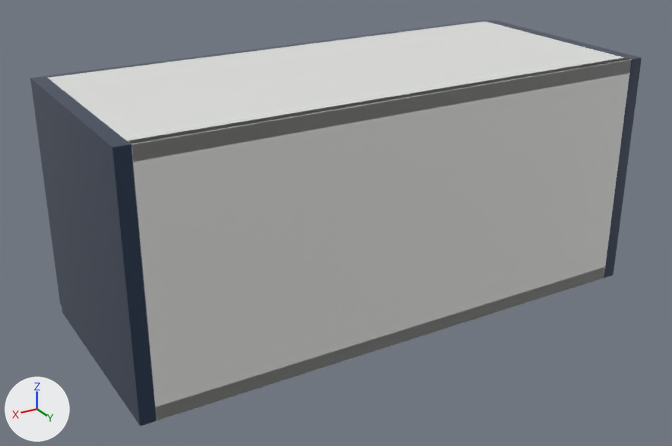
The glTF model storefront/public/cabinet-inventory/models/oppein-pb-bss-w2712.glb as it was, and as the next commit left it.
The view is the same before and after, from a 50 mm lens placed at (0.927, 0.797, 0.576), pointed at (0.363, -0.142, 0.107). Arrows for +X, +Y and +Z are at lower left; the lights stay in place. The picture after the commit comes second. Where no turn or scale is listed for an object, it has been applied to the vertices.

Names of what the first picture shows: 'Cabinet back', 'Cabinet bottom', 'Cabinet side', 'Cabinet side.001', 'Cabinet top', 'Door.001' and 1 more.
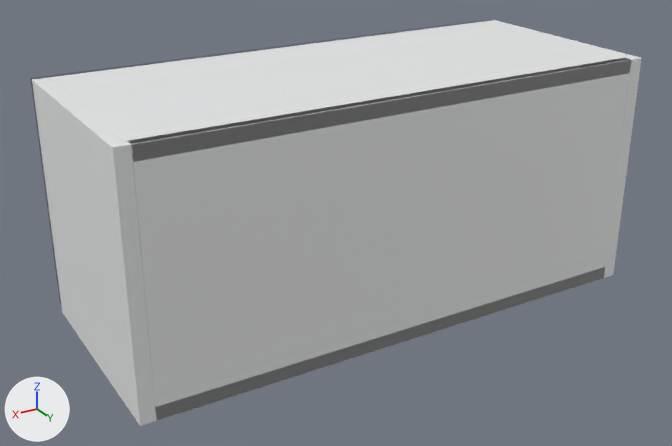
Pixel boxes (x1, y1, x2, y2) of what changed, in the pictures (672 x 446 px):
'Cabinet side.001', recoloured (dark blue to white): (32, 78, 156, 426) in both
'Cabinet side', recoloured: (486, 20, 642, 278) in both

The change, as a list of edits to the scene's bpy script:
```text
Add mat_white_cabinet_carcass:
    mat_white_cabinet_carcass = principled_material('White cabinet carcass')
    mat_white_cabinet_carcass.base_color = (0.82, 0.83, 0.835)  # white #eaebec
    mat_white_cabinet_carcass.roughness = 0.48
Change me_cube:
    where me_cube.from_pydata(...)  # 56 vertices, 108 faces; spans x -0.009..0.009, y -0.142..0.142, z -0.152..0.152
    remove me_cube.materials.append(mat_supplier_finish___blue_single_shaker)  # dark blue #24364f
    add me_cube.materials.append(mat_white_cabinet_carcass)  # white #eaebec
Change me_cube_001:
    where me_cube_001.from_pydata(...)  # 56 vertices, 108 faces; spans x -0.009..0.009, y -0.142..0.142, z -0.152..0.152
    remove me_cube_001.materials.append(mat_supplier_finish___blue_single_shaker)  # dark blue #24364f
    add me_cube_001.materials.append(mat_white_cabinet_carcass)  # white #eaebec
```
